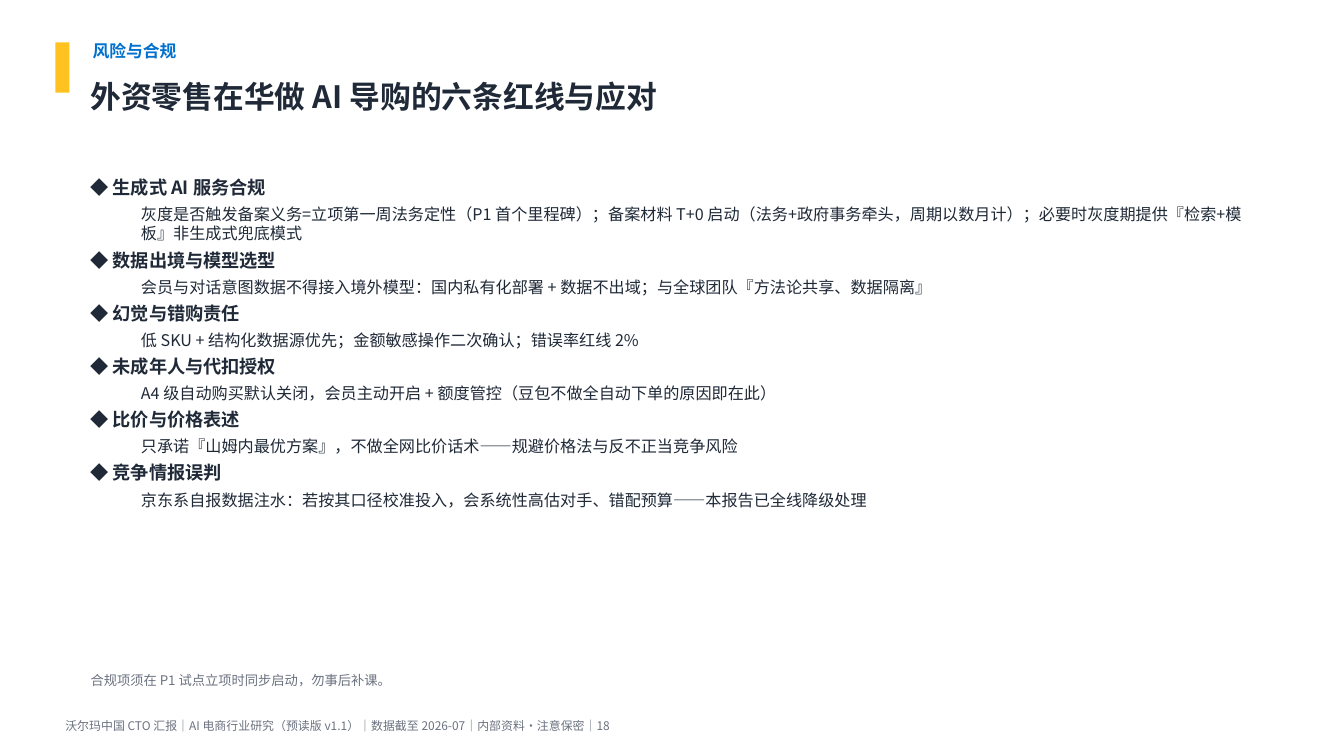
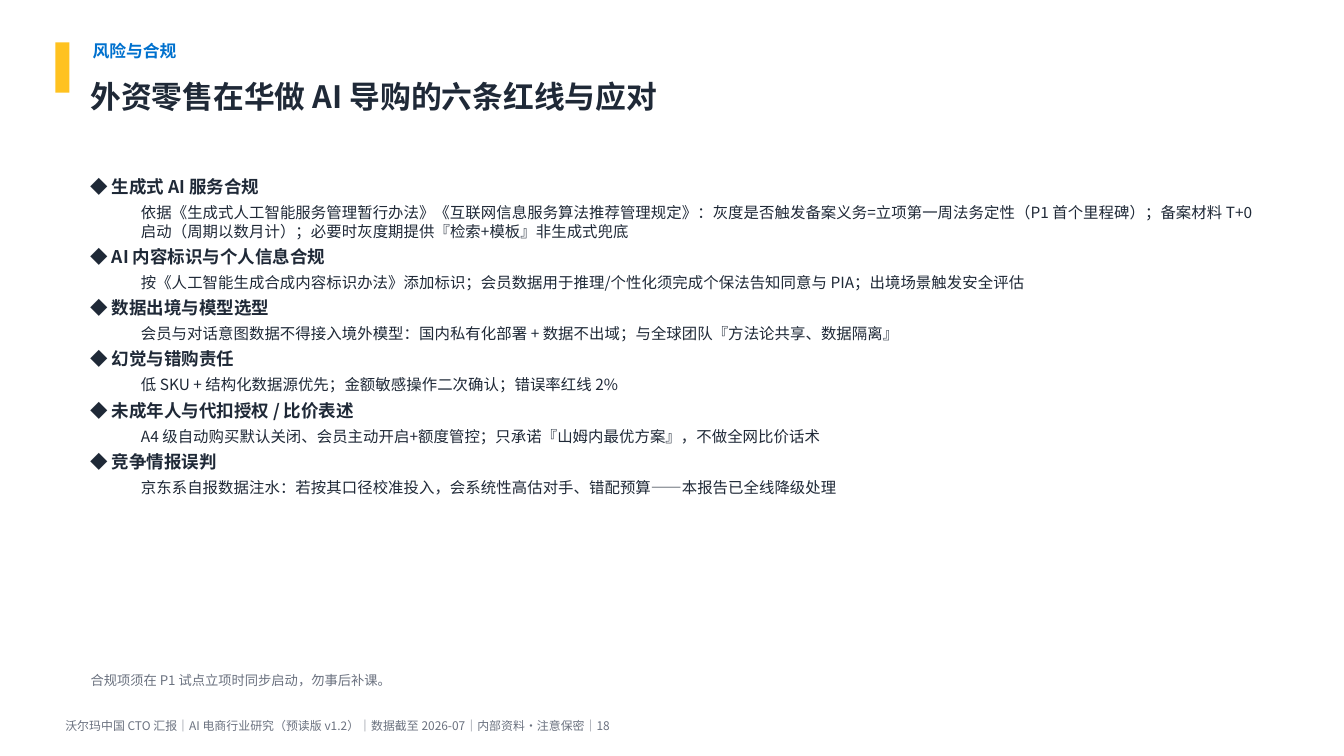
Before and after one commit to breeze2623-create/Aicommerce, a slide deck: slide 18 of report/AI电商行业研究_沃尔玛中国CTO汇报.pptx. Drawn at 1344x756 pixels with LibreOffice and Linux fonts; fonts in the diff are those of the drawing. Boxes give left, top, right and bottom in pixels: in the first picture for what was removed or moved away, otherwise in the second. Text is boxed around its words. In the diff, an @@ line names an element or a change of style, - is before the commit and + after.

```diff
--- a/report/AI电商行业研究_沃尔玛中国CTO汇报.pptx
+++ b/report/AI电商行业研究_沃尔玛中国CTO汇报.pptx
@@ text at [112,178,898,495]: size 13 to 12.5 pt in "◆ 生成式 AI 服务合规", "◆ 数据出境与模型选型", "◆ 幻觉与错购责任", "◆ 竞争情报误判"; size 11.5 to 11 pt in "会员与对话意图数据不得接入境外模型：国内私有化部署 + 数据不出域；与全球团队『方法论共享、数据隔离』", "低 SKU + 结构化数据源优先；金额敏感操作二次确认；错误率红线 2%", "京东系自报数据注水：若按其口径校准投入，会系统性高估对手、错配预算——本报告已全线降级处理" @@
@@ text at [112,205,1252,291]: text changed; size 11.5 to 11 pt @@
-  灰度是否触发备案义务=立项第一周法务定性（P1 首个里程碑）；备案材料 T+0 启动（法务+政府事务牵头，周期以数月计）；必要时灰度期提供『检索+模板』非生成式兜底模式
+  依据《生成式人工智能服务管理暂行办法》《互联网信息服务算法推荐管理规定》：灰度是否触发备案义务=立项第一周法务定性（P1 首个里程碑）；备案材料 T+0 启动（周期以数月计）；必要时灰度期提供『检索+模板』非生成式兜底
+◆ AI 内容标识与个人信息合规
+  按《人工智能生成合成内容标识办法》添加标识；会员数据用于推理/个性化须完成个保法告知同意与 PIA；出境场景触发安全评估
@@ text at [112,402,820,445]: text changed; size 11.5 to 11 pt @@
-◆ 未成年人与代扣授权
-  A4 级自动购买默认关闭，会员主动开启 + 额度管控（豆包不做全自动下单的原因即在此）
-◆ 比价与价格表述
-  只承诺『山姆内最优方案』，不做全网比价话术——规避价格法与反不正当竞争风险
+◆ 未成年人与代扣授权 / 比价表述
+  A4 级自动购买默认关闭、会员主动开启+额度管控；只承诺『山姆内最优方案』，不做全网比价话术
@@ text at [65,720,610,731]: text changed @@
-沃尔玛中国 CTO 汇报｜AI 电商行业研究（预读版 v1.1）｜数据截至 2026-07｜内部资料·注意保密｜18
+沃尔玛中国 CTO 汇报｜AI 电商行业研究（预读版 v1.2）｜数据截至 2026-07｜内部资料·注意保密｜18
```
Also in this commit, not shown: 18 other slides changed, 8 other files.
